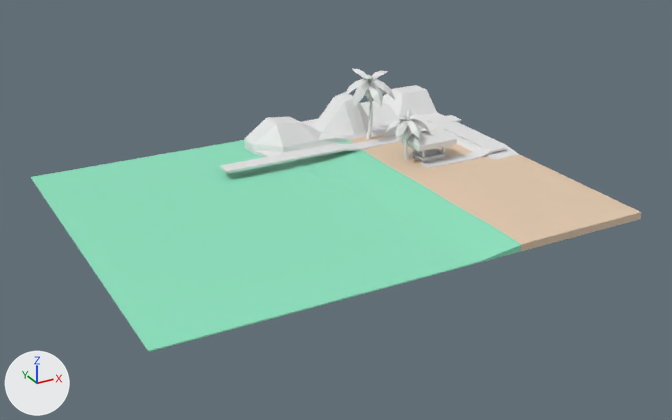
The Blender file Assets/meshes/beach.blend, before and after one commit.
Camera for both pictures: a 50 mm lens placed at (-54.4, -78.7, 36.8), pointed at (-12.4, -2.4, -1.4). Lighting does not change. The marker at lower left points along +X, +Y and +Z. The first picture is the older version.

Names of what the first picture shows: 'Dock', 'Leaf Frond.001', 'Leaf Frond.003', 'Leaf Frond.004', 'Plane', 'RockFormation', 'Shack', 'Tree', 'Tree.001' and 1 more.
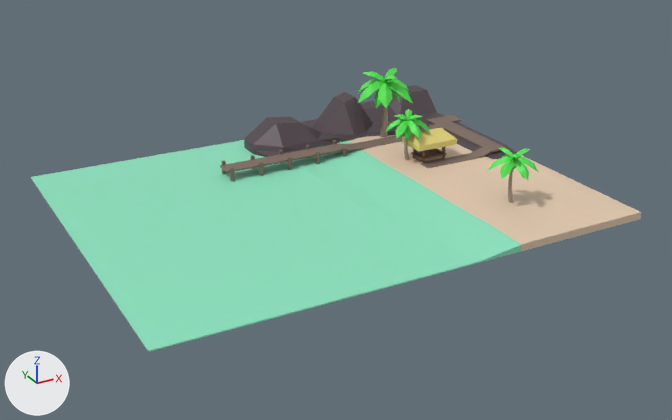
Commit message: The Beach

Not visible in the pictures: 'Leaf Frond.006'.

What changed in the scene script:
```text
Add mat_dockbasecoat:
    mat_dockbasecoat = principled_material('DockBaseCoat')
    mat_dockbasecoat.base_color = (0.22, 0.154, 0.121)  # brown #816d62
Add mat_palmwood:
    mat_palmwood = principled_material('PalmWood')
    mat_palmwood.base_color = (0.359, 0.281, 0.197)  # beige #a2907b
Add mat_shackroof:
    mat_shackroof = principled_material('ShackRoof')
    mat_shackroof.base_color = (0.8, 0.677, 0.201)  # yellow #e7d77c
Add mat_shackwood:
    mat_shackwood = principled_material('ShackWood')
    mat_shackwood.base_color = (0.227, 0.113, 0.0559)  # brown #835e43
Change me_cube:
    where me_cube.from_pydata(...)  # 300 vertices, 222 faces, 11 loose edges; spans x -2.0..3.0, y -1.75..1.75, z -1.0..2.5
    me_cube part 1: 127 of the faces centred in x -1.34..2.0, y -1.32..1.0, z -1.0..0.5 switch from no material to mat_shackwood (brown #835e43)
    me_cube part 2: 13 of the faces centred in x 0.19..0.92, y -1.75..1.75, z 0.9..2.0 switch from no material to mat_shackroof (yellow #e7d77c)
    me_cube part 3: 7 of the faces centred in x -2.0..-1.22, y 0.0..1.62, z 0.9..1.83 switch from no material to mat_shackroof (yellow #e7d77c)
    me_cube part 4: 1 of the faces centred in x 0.5, y -0.88, z -0.55 switch from no material to mat_palmwood (beige #a2907b)
    add me_cube.materials.append(mat_chalkboard)  # blue #3f5ee7
Change me_cube_001:
    remove me_cube_001.from_pydata(...)  # 80 vertices, 78 faces; spans x -17.5..14.7, y -9.9..3.1, z -0.6..0.1
    add me_cube_001.from_pydata(...)  # 364 vertices, 362 faces; spans x -17.5..14.7, y -9.9..3.1, z -2.8..0.3
    me_cube_001 part 5: 284 vertices added at x -17.2..-3.0, y -1.4..1.4, z -2.8..0.3
    me_cube_001 part 6: 74 faces spanning x -17.5..14.7, y -9.9..3.1, z -0.6..0.1 switch from no material to mat_dockbasecoat (brown #816d62)
Change me_cube_002:
    where me_cube_002.from_pydata(...)  # 128 vertices, 154 faces; spans x -21.0..4.7, y -13.5..8.5, z -1.3..7.6
    add me_cube_002.materials.append(mat_rocks)  # dark grey #52454b
Change me_cylinder:
    where me_cylinder.from_pydata(...)  # 162 vertices, 174 faces; spans x -2.47..2.47, y -2.17..2.17, z -4.65..0.23
    used by ob_tree; location = (-0.25, 3.21, 4.62); rotation_euler = (0.0, 0.0, -1.597), in degrees (0, 0, -92)
    me_cylinder part 7: 108 of the faces centred in x -2.23..2.23, y -1.93..1.93, z -1.01..0.14 switch from no material to mat_leaves (green #57e754)
    add me_cylinder.materials.append(mat_treetrunk)  # beige #a79384
Change me_cylinder_009:
    where me_cylinder_009.from_pydata(...)  # 48 vertices, 55 faces; spans x -2.19..2.28, y -2.45..0.14, z -1.29..1.77
    add me_cylinder_009.materials.append(mat_leaves)  # green #57e754
Change me_cylinder_001:
    where me_cylinder_001.from_pydata(...)  # 162 vertices, 174 faces; spans x -2.47..2.47, y -2.17..2.17, z -4.65..0.23
    used by ob_tree_001; location = (-0.44, 11.29, 6.97); rotation_euler = (0.0, 0.0, 1.487), in degrees (0, 0, 85); scale = (1.24, 1.24, 1.6)
    me_cylinder_001 part 8: all 12 faces centred in x -0.26..0.26, y -0.24..0.31, z -4.65..-4.14 switch from no material to mat_treetrunk (beige #a79384)
    me_cylinder_001 part 9: all 6 faces centred in x -0.2..0.2, y -0.35..-0.01, z -3.11 switch from no material to mat_treetrunk (beige #a79384)
    me_cylinder_001 part 10: all 6 faces centred in x -0.15..0.15, y -0.34..-0.08, z -2.08 switch from no material to mat_treetrunk (beige #a79384)
    me_cylinder_001 part 11: 108 of the faces centred in x -2.23..2.23, y -1.93..1.93, z -1.01..0.14 switch from no material to mat_leaves (green #57e754)
Change me_cylinder_002:
    where me_cylinder_002.from_pydata(...)  # 48 vertices, 55 faces; spans x -2.19..2.28, y -2.45..0.14, z -1.29..1.77
    add me_cylinder_002.materials.append(mat_leaves)  # green #57e754
Change me_cylinder_003:
    where me_cylinder_003.from_pydata(...)  # 48 vertices, 54 faces; spans x -1.52..1.62, y -2.45..0.67, z -2.35..0.24
    add me_cylinder_003.materials.append(mat_leaves)  # green #57e754
Change ob_tree_001:
    ob_tree_001.location: (-0.44, 11.29, 6.97) -> (1.63, 11.24, 6.65)
    ob_tree_001.rotation_euler: (0.0, 0.0, 1.487) -> (0.0, 0.0, -4.17)  # degrees (0, 0, 85) -> degrees (0, 0, -239)
    ob_tree_001.scale: (1.24, 1.24, 1.6) -> (1.48, 1.48, 1.48)
Change ob_leaf_frond_001:
    ob_leaf_frond_001.location: (-0.44, 11.29, 7.01) -> (1.63, 11.24, 6.68)
    ob_leaf_frond_001.rotation_euler: (-0.885, 0.0, -2.702) -> (-0.885, 0.0, -8.359)  # degrees (-51, 0, -155) -> degrees (-51, 0, 241)
    ob_leaf_frond_001.scale: (0.877, 1.03, 0.985) -> (1.04, 1.04, 1.04)
Add ob_leaf_frond_006:
    ob_leaf_frond_006 = bpy.data.objects.new('Leaf Frond.006', me_cylinder_003.copy())  # the mesh of ob_leaf_frond_003
    ob_leaf_frond_006.location = (2.37, -11.86, 4.35)
    ob_leaf_frond_006.rotation_euler = (0.388, 0.0, -3.739)  # degrees (22, 0, -214)
    ob_leaf_frond_006.scale = (0.705, 0.705, 0.705)
Add ob_leaf_frond_005:
    ob_leaf_frond_005 = bpy.data.objects.new('Leaf Frond.005', me_cylinder_002.copy())  # the mesh of ob_leaf_frond_001
    ob_leaf_frond_005.location = (2.37, -11.86, 4.64)
    ob_leaf_frond_005.rotation_euler = (-0.885, 0.0, -6.88)  # degrees (-51, 0, 326)
    ob_leaf_frond_005.scale = (0.705, 0.705, 0.705)
Add ob_tree_002:
    ob_tree_002 = bpy.data.objects.new('Tree.002', me_cylinder_016)  # 162 vertices, 174 faces; spans x -2.47..2.47, y -2.17..2.17, z -4.65..0.23; in mat_treetrunk (beige #a79384), mat_leaves (green #57e754)
    ob_tree_002.location = (2.37, -11.86, 4.62)
    ob_tree_002.rotation_euler = (0.0, 0.0, -2.692)  # degrees (0, 0, -154)
```

Changed parts and their boxes [x1, y1, x2, y2] in the pictures (672 x 420 px):
'RockFormation', recoloured (white to dark grey): [244, 85, 517, 159] in both
'Dock', reshaped: before [220, 115, 507, 173]; after [220, 115, 507, 181]
'Tree.001', recoloured, moved, turned, rescaled: before [344, 78, 396, 140]; after [358, 78, 413, 137]
'Tree.002', added: after [488, 154, 538, 203]
'Leaf Frond.001', recoloured, moved, turned, rescaled: before [352, 69, 388, 82]; after [363, 68, 397, 83]
'Leaf Frond.003', recoloured: [355, 88, 400, 108] in both
'Leaf Frond.005', added: after [499, 148, 530, 159]
'Leaf Frond.004', recoloured: [395, 109, 422, 121] in both
part 1 of me_cube, recoloured (white to brown): [410, 146, 447, 163] in both
part 2 of me_cube, recoloured (white to yellow): [419, 128, 457, 152] in both
part 3 of me_cube, recoloured (white to yellow): [402, 134, 420, 151] in both
part 4 of me_cube, recoloured: [425, 156, 443, 161] in both
part 5 of me_cube_001, added (brown): after [220, 140, 347, 181]
part 6 of me_cube_001, recoloured: [220, 115, 507, 173] in both
part 7 of me_cylinder, recoloured (white to green): [385, 118, 430, 139] in both
part 8 of me_cylinder_001, recoloured: before [366, 130, 372, 140]; after [380, 126, 388, 137]
part 9 of me_cylinder_001, recoloured: before [368, 117, 373, 131]; after [382, 114, 388, 127]
part 10 of me_cylinder_001, recoloured: before [369, 103, 373, 117]; after [383, 105, 388, 114]
part 11 of me_cylinder_001, recoloured: before [344, 78, 396, 107]; after [358, 78, 413, 108]
